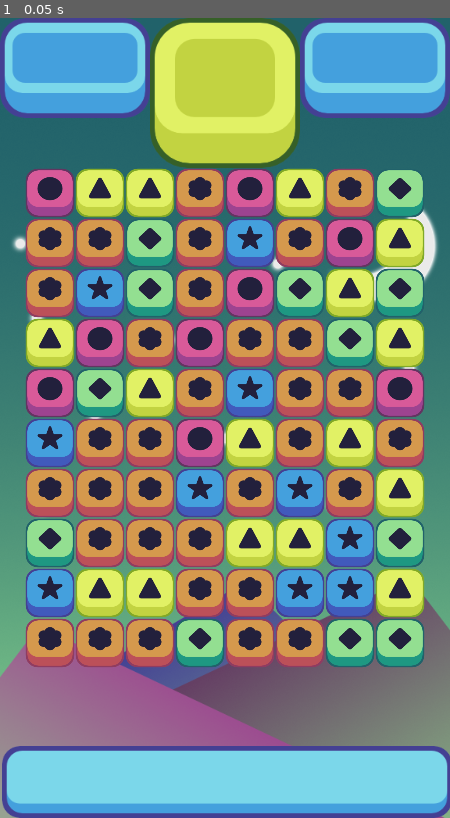
Above: before the commit, frame 1.
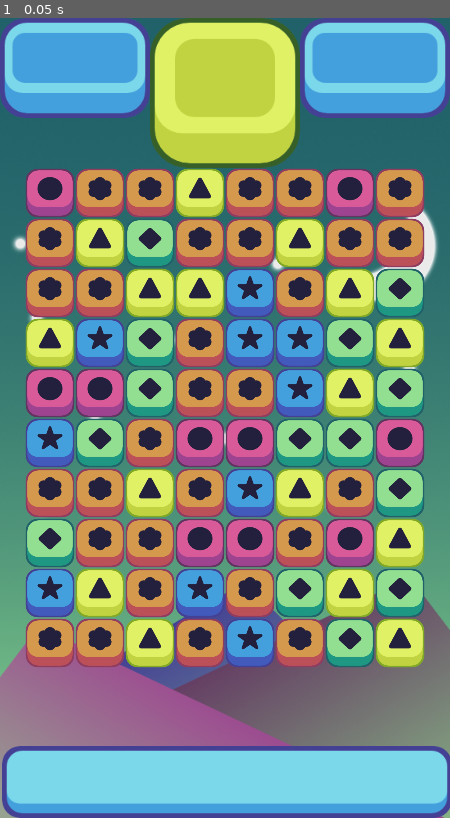
Above: after the commit, the same moment.

Repository: BrunoM24/Match-3
Game: Godot game, scene res://src/GameWindow.tscn
The game is run twice, just before and just after one commit, with the same random seed, the same clock (stepped at 60 frames per second) and the same inputs. The project has no main scene, so this scene is started directly.
Inputs:
- Up to frame 1 (0.05 s): no input

The runs differ from the first frame. In frame 1, 28% of the frame differs, in the area x 16-95%, y 18-82%.

Commit message:
Added the match_at function to check the pieces when spawned to dont matches when creating the grid - Part 5

Diff:
--- a/src/Grid.gd
+++ b/src/Grid.gd
@@ -40,9 +40,23 @@
 	for i in width:
 		for j in height:
 			var piece = possible_pieces[randi() % possible_pieces.size() - 1].instance()
+			while(match_at(i, j, piece.color)):
+				piece = possible_pieces[randi() % possible_pieces.size() - 1].instance()
 			piece.position = grid_to_pixel(i, j)
 			add_child(piece)
+			pieces[i][j] = piece
 
+
+func match_at(column, row, color):
+	if column > 1:
+		if pieces[column - 1][row] != null && pieces[column - 2][row] != null:
+			if pieces[column - 1][row].color == color && pieces[column - 2][row].color == color:
+				return true
+
+	if row > 1:
+		if pieces[column][row - 1] != null && pieces[column][row - 2] != null:
+			if pieces[column][row - 1].color == color && pieces[column][row - 2].color == color:
+				return true
 
 
 func grid_to_pixel(column, row):
